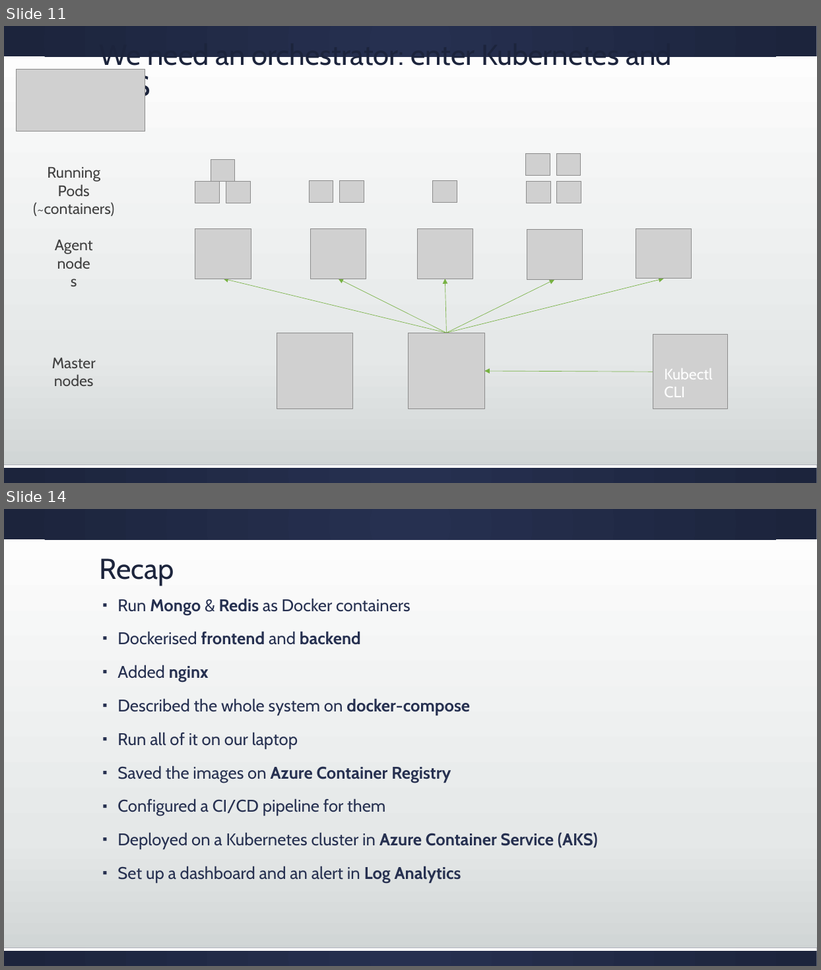
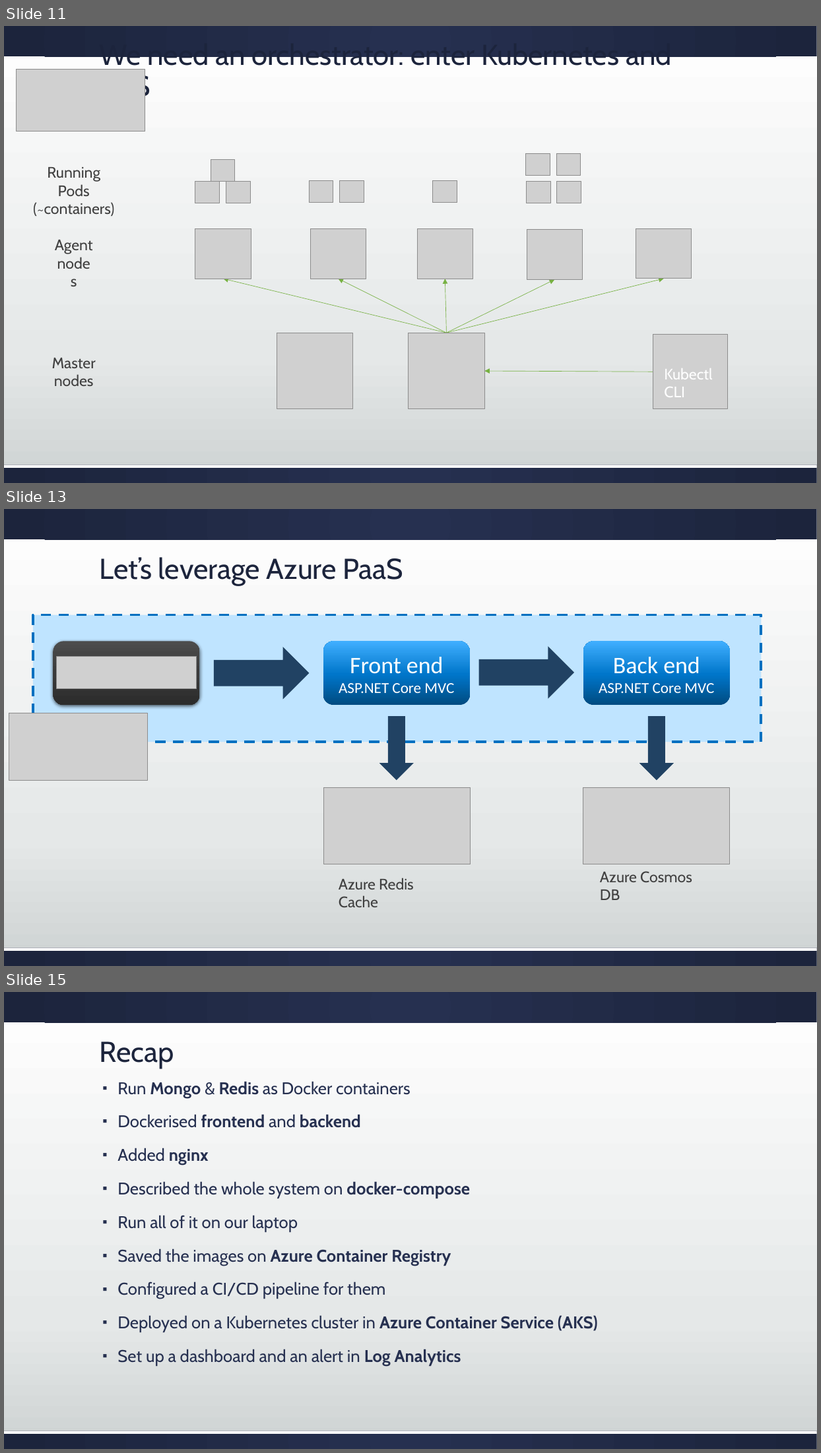
Before and after one commit to cradle77/DockerGettingStarted, a slide deck: slides.pptx. Shown one above the other, each under a label of ours: slides 11 and 14 before the commit, slides 11, 13 and 15 after it; the slides between them are not shown. The pictures are 821x970 and 821x1453 pixels, drawn with LibreOffice and Linux fonts; fonts in the diff are those of the drawing; grey boxes stand for pictures. Boxes give left, top, right and bottom in pixels: in the first picture for what was removed or moved away, otherwise in the second. Text is boxed around its words. In the diff, an @@ line names an element or a change of style, - is before the commit and + after.

```diff
--- a/slides.pptx
+++ b/slides.pptx
@@ slide 13 added at box(4, 509, 817, 966), background gradient #FFFFFF to #E5E8E8 to #CDD2D2; not listed: 3 template elements that a slide beside it also shows @@
@@ title added at box(100, 557, 403, 586), 34 pt, text #1D243C @@
+Let’s leverage Azure PaaS
@@ rectangle added at box(33, 615, 762, 742), fill #BFE4FF, outline #0070C0 3 pt dashed @@
@@ rounded rectangle added at box(54, 642, 200, 706), fill gradient #4C4C4C to #3A3A3A to #2C2C2C @@
@@ right arrow added at box(214, 647, 309, 699), fill #214263 @@
@@ rounded rectangle added at box(323, 642, 469, 706), fill gradient #004B81 to #0076CA to #40AFFF, 18 pt, text #FFFFFF @@
+Front end
+ASP.NET Core MVC
@@ right arrow added at box(479, 646, 574, 698), fill #214263 @@
@@ rounded rectangle added at box(583, 642, 730, 706), fill gradient #004B81 to #0076CA to #40AFFF, 18 pt, text #FFFFFF @@
+Back end
+ASP.NET Core MVC
@@ picture added at box(56, 657, 197, 689) @@
@@ picture added at box(9, 714, 148, 780) @@
@@ right arrow added at box(380, 716, 414, 780), fill #214263 @@
@@ right arrow added at box(640, 716, 674, 780), fill #214263 @@
@@ picture added at box(323, 788, 470, 865) @@
@@ picture added at box(583, 788, 730, 865) @@
@@ text added at box(339, 878, 414, 908), 18 pt, text #404040 @@
+Azure Redis Cache
@@ text added at box(600, 871, 692, 900), 18 pt, text #404040 @@
+Azure Cosmos DB
@@ what was slide 14 is now slide 15 @@
```
Also in this commit, not shown: 9 slides changed, 2 other slides added, 2 slides removed, 31 other files.
